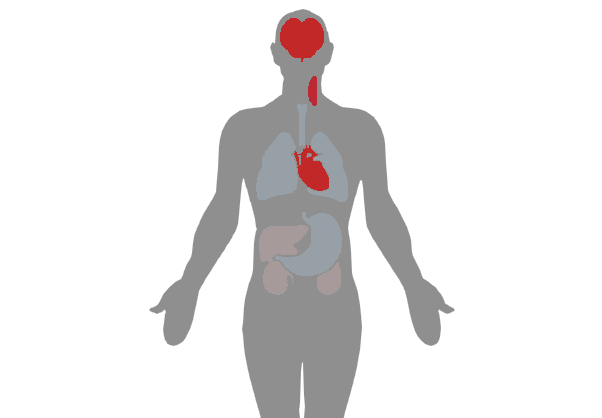
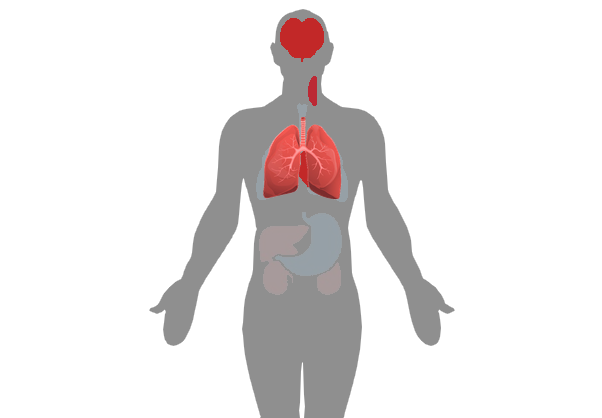
Layers edited between the first and the second (602, 418) image:
renamed "图层3" to "图层4", moved it above "2", painted on it over [263, 117, 342, 200]
